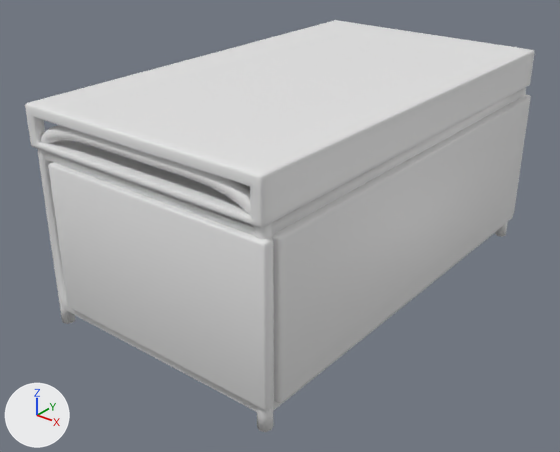
The Blender file Assets/BlenderFiles/Table.blend as it was, and as the next commit left it.
One viewpoint serves both versions: a 50 mm lens placed at (2.0, -2.71, 1.88), pointed at (-0.04, -0.16, 0.3). Lighting does not change. The marker at lower left points along +X, +Y and +Z. The older version comes first.

Objects in the first picture: 'Legs', 'Table', 'WoodCover', 'WoodCover.001'.
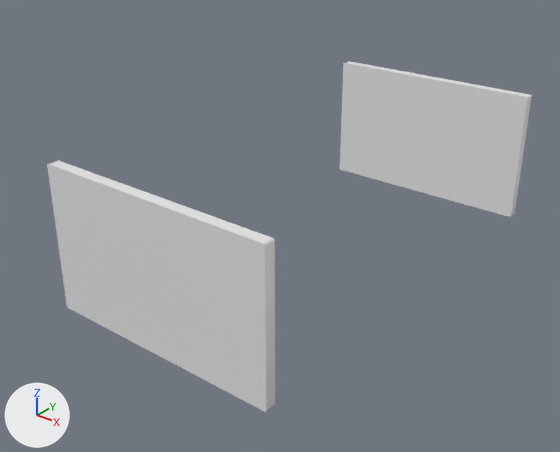
Pixel boxes (x1, y1, x2, y2) of what changed, in the pictures (560 x 452 px):
'Table', hidden
    before: (25, 20, 535, 228)
'WoodCover1', shown, added
    after: (47, 61, 532, 412)
'WoodCover', hidden
    before: (272, 97, 530, 403)
'WoodCover.001', reshaped
    before: (48, 95, 531, 410)
    after: (50, 61, 531, 411)
'Legs', hidden
    before: (38, 88, 526, 432)
part 1 of me_cube_008, deleted
    before: (25, 104, 262, 228)
part 2 of me_cube_001, deleted
    before: (272, 97, 529, 403)

What changed in the scene script:
```text
Change me_cube_008:
    used by ob_table; location = (0.0, 0.0, 0.904)
    remove me_cube_008.from_pydata(...)  # 64 vertices, 66 faces, 1 loose edge; spans x -0.6..0.6, y -1.05..1.05, z -0.08..0.1
    add me_cube_008.from_pydata(...)  # 60 vertices, 42 faces, 1 loose edge; spans x -0.6..0.6, y -1.05..1.05, z -0.08..0.1
    me_cube_008 part 1
    4 vertices are removed from x -0.6, y -1.05..1.05, z -0.06..0.05
    24 faces are deleted
Change me_cube_001:
    used by ob_woodcover; location = (0.605, 0.111, 0.478)
    verts and faces of me_cube_001; kept vertices keep their numbers, new ones are numbered from 9
    before: 0 (-0.03, -1.1, 0.3), 1 (0.02, -1.1, 0.3), 2 (-0.03, 0.89, 0.3), 3 (0.02, 0.89, 0.3), 4 (-0.03, -1.1, -0.36)
    before: 5 (0.02, -1.1, -0.36), 6 (-0.03, 0.89, -0.36), 7 (0.02, 0.89, -0.36), 8 (0.02, 0.84, 0.27)
    remove me_cube_001.from_pydata(...)  # 9 vertices, 6 faces; spans x -0.03..0.02, y -1.1..0.89, z -0.36..0.3
    add me_cube_001.from_pydata(...)  # 8 vertices, 2 faces; spans x -0.03..0.02, y -1.1..0.89, z -0.36..0.3
    me_cube_001 part 2
    add delete_vertices([8])  # with the faces that use them
    add delete_faces([(4, 6, 7, 5), (2, 3, 7, 6), (0, 4, 5, 1), (0, 1, 3, 2)])
Add me_cube_005:
    me_cube_005.from_pydata([(0.612, -0.028, 0.297), (0.612, 0.022, 0.297), (-0.498, -0.028, 0.297), (-0.498, 0.022, 0.297), (0.612, -0.028, -0.364), (0.612, 0.022, -0.364), (-0.498, -0.028, -0.364), (-0.498, 0.022, -0.364)], [], [(7, 3, 1, 5), (2, 6, 4, 0)])
    me_cube_005.polygons.foreach_set('use_smooth', [True] * 2)
Change ob_table:
    add ob_table.hide_set(True)
Change ob_legs:
    add ob_legs.hide_set(True)
Change ob_woodcover:
    add ob_woodcover.hide_set(True)
Add ob_woodcover1:
    ob_woodcover1 = bpy.data.objects.new('WoodCover1', me_cube_005)
    ob_woodcover1.location = (0.0, 1.029, 0.478)
    _m = ob_woodcover1.modifiers.new('Bevel', 'BEVEL')
    _m.width = 0.01
    _m.width_pct = 0.01
    _m.segments = 2
    _m = ob_woodcover1.modifiers.new('Mirror', 'MIRROR')
    _m.use_axis = (False, True, False)
    _m.mirror_object = ob_table
```
